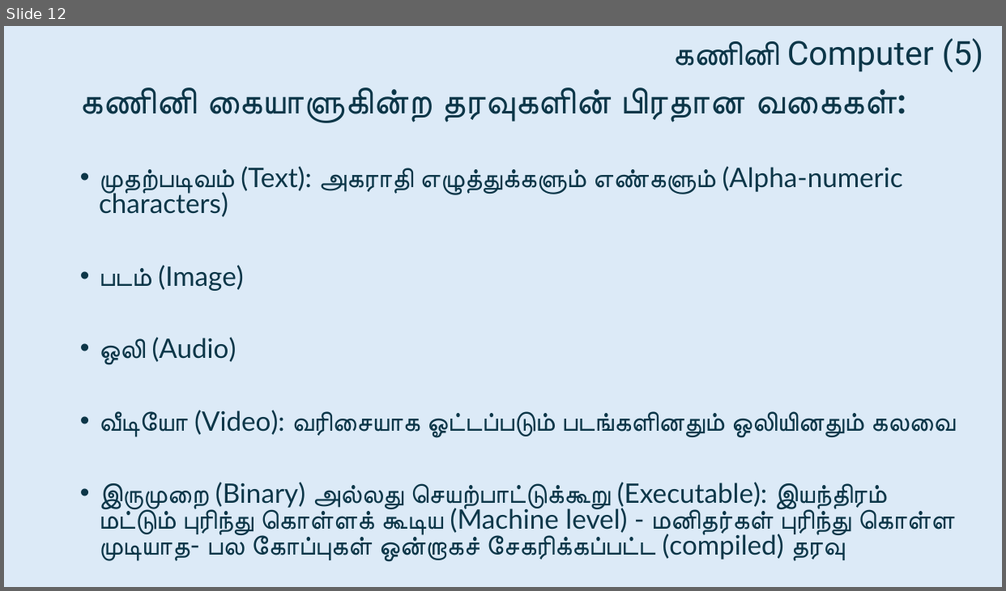
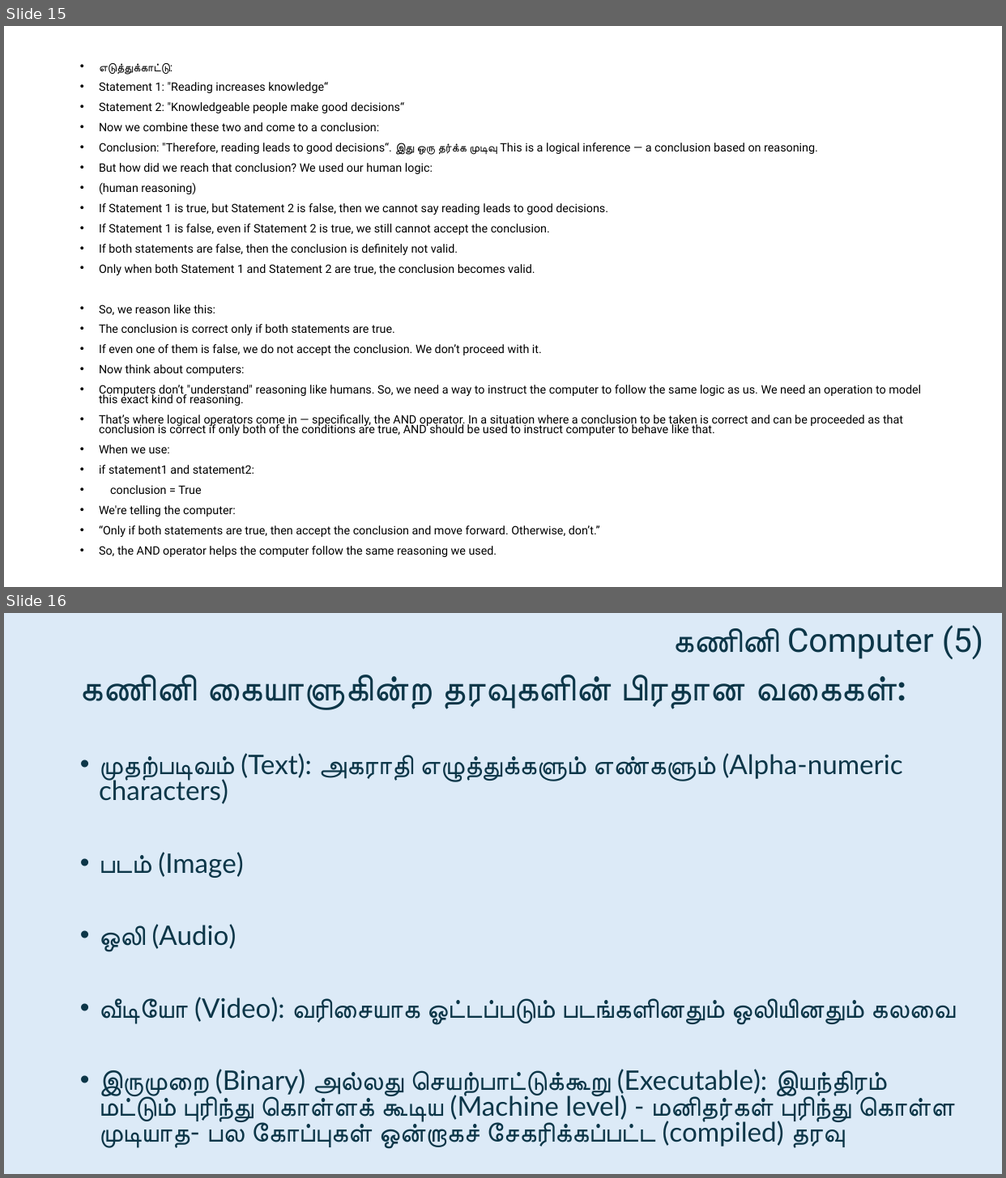
Before and after one commit to JTharsini/ProgrammingForBeginners, a slide deck: 2. கணினி அறிவியல் பொறியியல் - கணினி.pptx. Shown one above the other, each under a label of ours: slide 12 before the commit, slides 15 and 16 after it. The pictures are 1006x591 and 1006x1178 pixels, drawn with LibreOffice and Linux fonts; fonts in the diff are those of the drawing. Boxes give left, top, right and bottom in pixels: in the first picture for what was removed or moved away, otherwise in the second. Text is boxed around its words. In the diff, an @@ line names an element or a change of style, - is before the commit and + after.

```diff
--- a/2. கணினி அறிவியல் பொறியியல் - கணினி.pptx
+++ b/2. கணினி அறிவியல் பொறியியல் - கணினி.pptx
@@ slide 15 added at [4,26,1002,587], background #FFFFFF @@
@@ text added at [99,63,921,557], 11.2 pt, text #000000 @@
+• எடுத்துக்காட்டு:
+• Statement 1: "Reading increases knowledge“
+• Statement 2: "Knowledgeable people make good decisions“
+• Now we combine these two and come to a conclusion:
+• Conclusion: "Therefore, reading leads to good decisions“. இது ஒரு தர்க்க முடிவு This is a logical inference — a conclusion based on reasoning.
+• But how did we reach that conclusion? We used our human logic:
+• (human reasoning)
+• If Statement 1 is true, but Statement 2 is false, then we cannot say reading leads to good decisions.
+• If Statement 1 is false, even if Statement 2 is true, we still cannot accept the conclusion.
+• If both statements are false, then the conclusion is definitely not valid.
+• Only when both Statement 1 and Statement 2 are true, the conclusion becomes valid.
+• So, we reason like this:
+• The conclusion is correct only if both statements are true.
+• If even one of them is false, we do not accept the conclusion. We don’t proceed with it.
+• Now think about computers:
+• Computers don’t "understand" reasoning like humans. So, we need a way to instruct the computer to follow the same logic as us. We need an operation to model this exact kind of reasoning.
+• That’s where logical operators come in — specifically, the AND operator. In a situation where a conclusion to be taken is correct and can be proceeded as that conclusion is correct if only both of the conditions are true, AND should be used to instruct computer to behave like that.
+• When we use:
+• if statement1 and statement2:
+• conclusion = True
+• We're telling the computer:
+• “Only if both statements are true, then accept the conclusion and move forward. Otherwise, don’t.”
+• So, the AND operator helps the computer follow the same reasoning we used.
@@ what was slide 12 is now slide 16 @@
```
Also in this commit, not shown: 3 other slides added, 1 other file.
